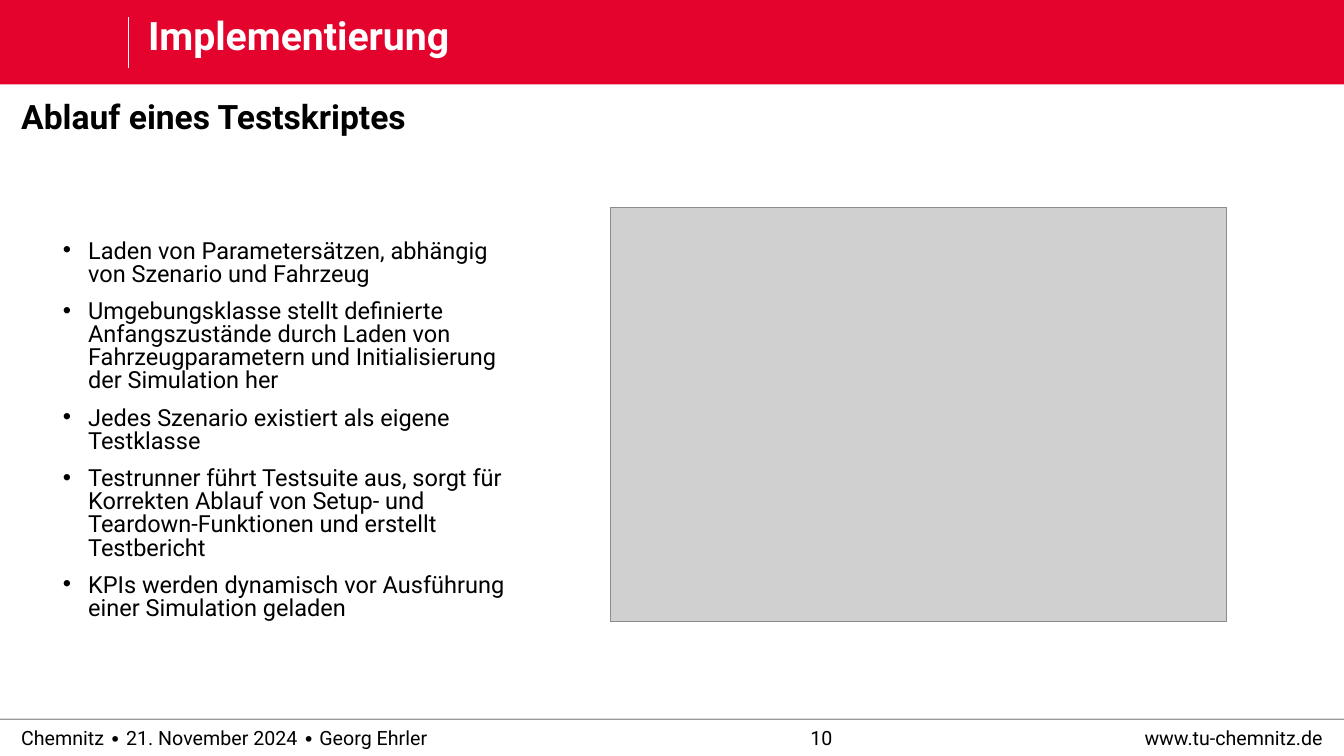
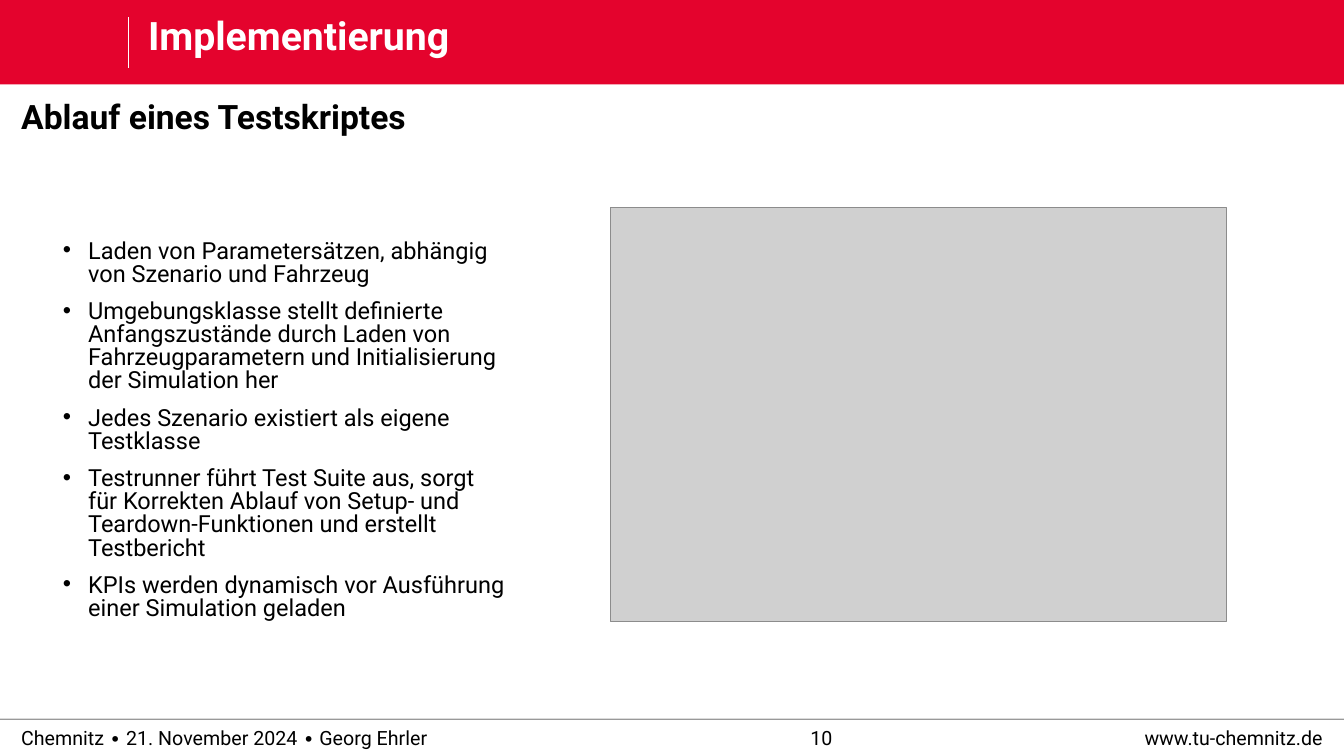
Before and after one commit to derEhrler/ACSDthesis_edited, a slide deck: slide 10 of defense/praktikum_defense.pptx. Drawn at 1344x756 pixels with LibreOffice and Linux fonts; fonts in the diff are those of the drawing; grey boxes stand for pictures; background and template pictures are left out. Boxes give left, top, right and bottom in pixels: in the first picture for what was removed or moved away, otherwise in the second. Text is boxed around its words. In the diff, an @@ line names an element or a change of style, - is before the commit and + after.

```diff
--- a/defense/praktikum_defense.pptx
+++ b/defense/praktikum_defense.pptx
@@ text at [88, 468, 474, 557]: text changed @@
-Testrunner führt Testsuite aus, sorgt für Korrekten Ablauf von Setup- und Teardown-Funktionen und erstellt Testbericht
+Testrunner führt Test Suite aus, sorgt für Korrekten Ablauf von Setup- und Teardown-Funktionen und erstellt Testbericht
```
Also in this commit, not shown: 2 other slides changed, 1 other file.
